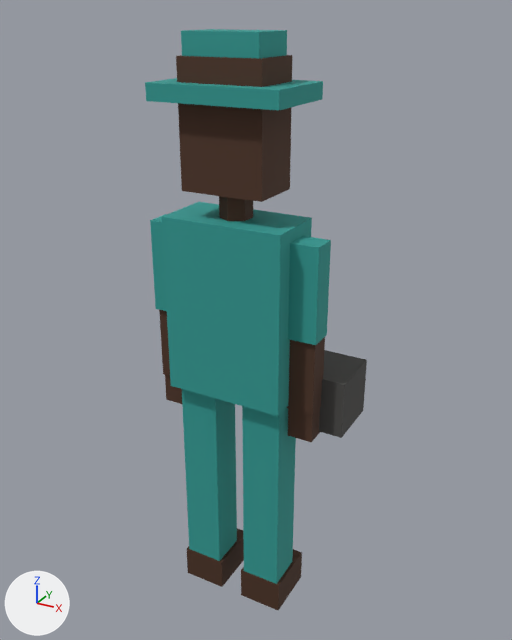
One commit to the glTF model assets/keepers/keeper_vet_assistant_06.glb: the scene before it, then after it.
The view is the same before and after, from a camera (50 mm lens) standing at (0.841, -1.518, 1.64) and looking at (-0.01, 0.029, 0.867). Every picture has the same lights, and +X, +Y and +Z are marked at lower left. The first picture is the older version. Vertices at exactly the same position are counted once.

The scene before the commit, as lines of its bpy script (objects in view):
```python
me_sm_keepers_keeper_vet_assistant_06 = bpy.data.meshes.new('SM_keepers_keeper_vet_assistant_06')
me_sm_keepers_keeper_vet_assistant_06.from_pydata(...)  # 148 vertices, 224 faces; spans x -0.27..0.27, y -0.15..0.15, z 0.0..1.59
me_sm_keepers_keeper_vet_assistant_06.materials.append(mat_mat_palette)  # picture img_palette
ob_sm_keepers_keeper_vet_assistant_06 = bpy.data.objects.new('SM_keepers_keeper_vet_assistant_06', me_sm_keepers_keeper_vet_assistant_06)
ob_sm_keepers_keeper_vet_assistant_06.location = (0.0, 0.0, 0.0)
```
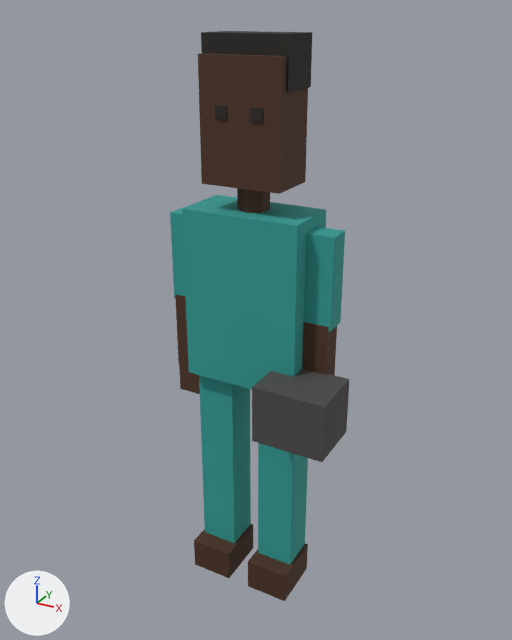
Location of each change, (x1, y1, x2, y2) in pixels of the pictures (512 x 640 px; the box of a moved part takes in the faces that stretch with it):
'SM_keepers_keeper_vet_assistant_06', reshaped (19% narrower)
    before: (145, 29, 367, 610)
    after: (170, 31, 349, 601)
part 1 of me_sm_keepers_keeper_vet_assistant_06, moved or reshaped
    before: (241, 549, 302, 610)
    after: (248, 544, 308, 601)
part 2 of me_sm_keepers_keeper_vet_assistant_06, moved or reshaped
    before: (187, 528, 244, 587)
    after: (194, 524, 253, 578)
part 3 of me_sm_keepers_keeper_vet_assistant_06, moved or reshaped
    before: (242, 406, 296, 584)
    after: (258, 443, 308, 565)
part 4 of me_sm_keepers_keeper_vet_assistant_06, moved or reshaped
    before: (182, 389, 237, 561)
    after: (199, 375, 251, 543)
part 5 of me_sm_keepers_keeper_vet_assistant_06, moved or reshaped
    before: (161, 202, 312, 416)
    after: (182, 195, 326, 389)
part 6 of me_sm_keepers_keeper_vet_assistant_06, moved or reshaped
    before: (150, 214, 167, 311)
    after: (170, 207, 185, 298)
part 7 of me_sm_keepers_keeper_vet_assistant_06, moved or reshaped
    before: (159, 310, 170, 376)
    after: (175, 294, 188, 362)
part 8 of me_sm_keepers_keeper_vet_assistant_06, moved or reshaped
    before: (165, 375, 182, 404)
    after: (179, 360, 200, 394)
part 9 of me_sm_keepers_keeper_vet_assistant_06, moved or reshaped
    before: (288, 236, 331, 345)
    after: (304, 227, 345, 332)
part 10 of me_sm_keepers_keeper_vet_assistant_06, moved or reshaped
    before: (287, 337, 325, 415)
    after: (302, 322, 337, 375)
part 11 of me_sm_keepers_keeper_vet_assistant_06, moved or reshaped (not visible afterwards)
    before: (288, 408, 320, 442)
part 12 of me_sm_keepers_keeper_vet_assistant_06, moved or reshaped
    before: (219, 196, 253, 221)
    after: (237, 188, 270, 213)
part 13 of me_sm_keepers_keeper_vet_assistant_06, moved or reshaped
    before: (176, 55, 292, 202)
    after: (198, 53, 308, 194)
part 14 of me_sm_keepers_keeper_vet_assistant_06, moved or reshaped (not visible before)
    after: (250, 108, 263, 122)
part 15 of me_sm_keepers_keeper_vet_assistant_06, moved or reshaped (not visible before)
    after: (215, 105, 227, 120)
part 16 of me_sm_keepers_keeper_vet_assistant_06, added
    after: (201, 31, 312, 92)
part 17 of me_sm_keepers_keeper_vet_assistant_06, moved or reshaped
    before: (319, 350, 367, 438)
    after: (252, 369, 349, 462)
part 18 of me_sm_keepers_keeper_vet_assistant_06, deleted (cyan)
    before: (181, 29, 287, 59)
part 19 of me_sm_keepers_keeper_vet_assistant_06, deleted (cyan)
    before: (145, 78, 323, 110)

The change, as a diff of the scene's bpy script:
```diff
--- a/assets/keepers/keeper_vet_assistant_06.glb.py
+++ b/assets/keepers/keeper_vet_assistant_06.glb.py
@@ me_sm_keepers_keeper_vet_assistant_06 @@
 # used by ob_sm_keepers_keeper_vet_assistant_06; location = (0.0, 0.0, 0.0)
-me_sm_keepers_keeper_vet_assistant_06.from_pydata(...)  # 148 vertices, 224 faces; spans x -0.27..0.27, y -0.15..0.15, z 0.0..1.59
+me_sm_keepers_keeper_vet_assistant_06.from_pydata(...)  # 140 vertices, 212 faces; spans x -0.27..0.27, y -0.14..0.14, z 0.0..1.59
+# me_sm_keepers_keeper_vet_assistant_06 part 1: the loose piece of 8 vertices spanning x 0.01..0.13, y -0.09..0.06, z 0.0..0.1 is moved by (0.0, 0.04, 0.0)
+# me_sm_keepers_keeper_vet_assistant_06 part 2: the loose piece of 8 vertices spanning x -0.19..-0.06, y -0.09..0.06, z 0.0..0.1 is moved by (0.0, 0.04, 0.0)
+# me_sm_keepers_keeper_vet_assistant_06 part 3: the loose piece of 8 vertices spanning x 0.01..0.12, y -0.09..0.01, z 0.07..0.71 is moved by (0.0, 0.09, 0.0)
+# me_sm_keepers_keeper_vet_assistant_06 part 4: the loose piece of 8 vertices spanning x -0.18..-0.07, y -0.09..0.01, z 0.07..0.71 is moved by (0.0, 0.09, 0.0)
+# me_sm_keepers_keeper_vet_assistant_06 part 5: the loose piece of 8 vertices spanning x -0.19..0.14, y -0.12..0.05, z 0.69..1.17 is moved by (0.0, 0.09, 0.0)
+# me_sm_keepers_keeper_vet_assistant_06 part 6: the loose piece of 8 vertices spanning x -0.27..-0.18, y -0.07..0.0, z 0.88..1.13 is moved by (0.0, 0.09, 0.0)
+# me_sm_keepers_keeper_vet_assistant_06 part 7: the loose piece of 8 vertices spanning x -0.26..-0.19, y -0.06..0.0, z 0.68..0.9 is moved by (0.0, 0.08, 0.0)
+# me_sm_keepers_keeper_vet_assistant_06 part 8: the loose piece of 8 vertices spanning x -0.26..-0.19, y -0.06..0.0, z 0.59..0.69 is moved by (0.0, 0.07, 0.0)
+# me_sm_keepers_keeper_vet_assistant_06 part 9: the loose piece of 8 vertices spanning x 0.13..0.21, y -0.07..0.0, z 0.88..1.13 is moved by (0.0, 0.09, 0.0)
+# me_sm_keepers_keeper_vet_assistant_06 part 10: the loose piece of 8 vertices spanning x 0.13..0.21, y -0.06..0.0, z 0.68..0.9 is moved by (0.0, 0.08, 0.0)
+# me_sm_keepers_keeper_vet_assistant_06 part 11: the loose piece of 8 vertices spanning x 0.13..0.2, y -0.06..0.0, z 0.59..0.69 is moved by (0.0, 0.07, 0.0)
+# me_sm_keepers_keeper_vet_assistant_06 part 12: the loose piece of 12 vertices spanning x -0.07..0.01, y -0.08..0.0, z 1.15..1.25 is moved by (0.0, 0.09, 0.0)
+# me_sm_keepers_keeper_vet_assistant_06 part 13: the loose piece of 8 vertices spanning x -0.14..0.08, y -0.11..0.03, z 1.23..1.54 is moved by (0.0, 0.09, 0.0)
+# me_sm_keepers_keeper_vet_assistant_06 part 14: the loose piece of 8 vertices spanning x 0.0..0.04, y 0.02..0.04, z 1.4..1.43 is moved by (0.0, -0.05, 0.0)
+# me_sm_keepers_keeper_vet_assistant_06 part 15: the loose piece of 8 vertices spanning x -0.09..-0.06, y 0.02..0.04, z 1.4..1.43 is moved by (0.0, -0.05, 0.0)
+# me_sm_keepers_keeper_vet_assistant_06 part 16: a new loose piece, a box spanning x -0.14..0.09, y 0.0..0.13, z 1.47..1.59, in mat_mat_palette (picture img_palette)
+# me_sm_keepers_keeper_vet_assistant_06 part 17: the loose piece of 8 vertices spanning x 0.07..0.27, y -0.01..0.15, z 0.6..0.76 is moved by (0.0, -0.13, 0.0)
+# me_sm_keepers_keeper_vet_assistant_06 part 18: the loose piece of 8 vertices spanning x -0.13..0.07, y -0.1..0.03, z 1.47..1.59 is deleted
+# me_sm_keepers_keeper_vet_assistant_06 part 19: the loose piece of 8 vertices spanning x -0.2..0.14, y -0.15..0.07, z 1.45..1.49 is deleted
 me_sm_keepers_keeper_vet_assistant_06.materials.append(mat_mat_palette)
```
